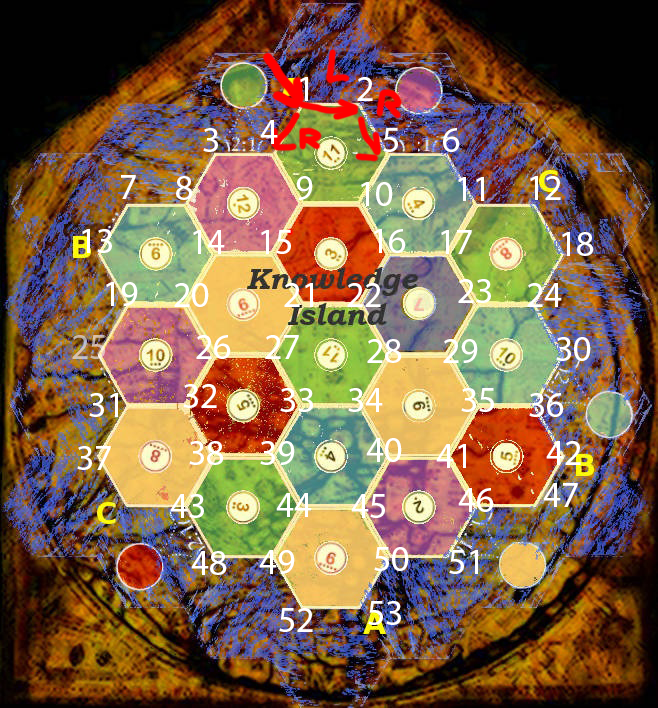
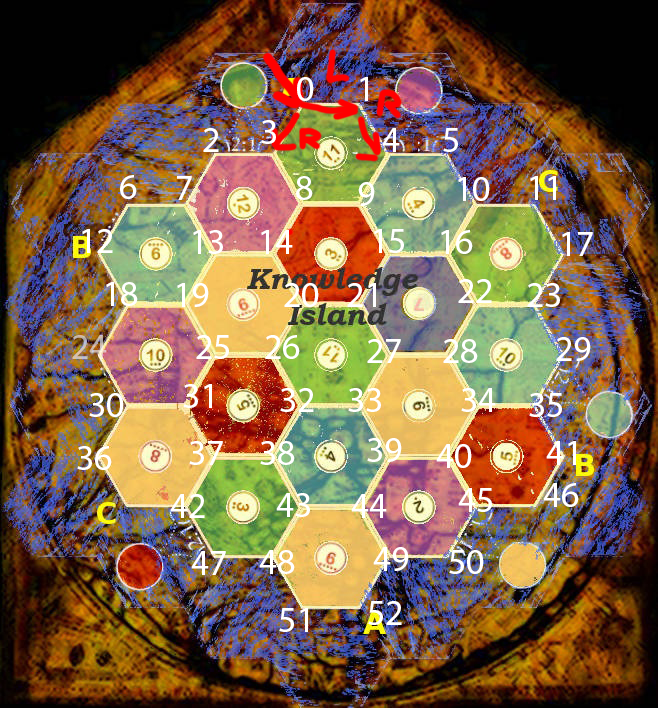
Two versions of the same layered image (658x708). Layer-by-layer changes:
renamed "38" to "37", painted on it over [207, 441, 224, 465]
renamed "51" to "50", painted on it over [467, 550, 484, 574]
renamed "50" to "49", painted on it over [373, 547, 409, 571]
renamed "49" to "48", painted on it over [278, 550, 295, 574]
renamed "48" to "47", painted on it over [210, 551, 227, 575]
renamed "47" to "46", painted on it over [562, 483, 579, 507]
renamed "44" to "43", painted on it over [294, 493, 312, 517]
renamed "46" to "45", painted on it over [477, 488, 494, 512]
renamed "45" to "44", painted on it over [369, 494, 387, 518]
renamed "41" to "40", painted on it over [455, 444, 472, 468]
renamed "37" to "36", painted on it over [95, 446, 112, 470]
renamed "36" to "35", painted on it over [547, 393, 564, 417]
renamed "5" to "4", painted on it over [382, 128, 400, 152]
renamed "4" to "3", painted on it over [260, 120, 278, 144]
renamed "35" to "34", painted on it over [478, 388, 496, 412]
renamed "34" to "33", painted on it over [365, 388, 383, 412]
renamed "30" to "29", painted on it over [556, 337, 591, 361]
renamed "40" to "39", painted on it over [366, 438, 402, 462]
renamed "25" to "24", painted on it over [89, 335, 107, 359]
renamed "24" to "23", painted on it over [544, 283, 562, 307]
renamed "20" to "19", painted on it over [174, 283, 209, 307]
renamed "15" to "14", painted on it over [275, 230, 293, 254]
renamed "14" to "13", painted on it over [207, 230, 225, 254]
renamed "10" to "9", painted on it over [358, 182, 393, 206]
…and 29 more changes (29 painted, 29 renamed)
